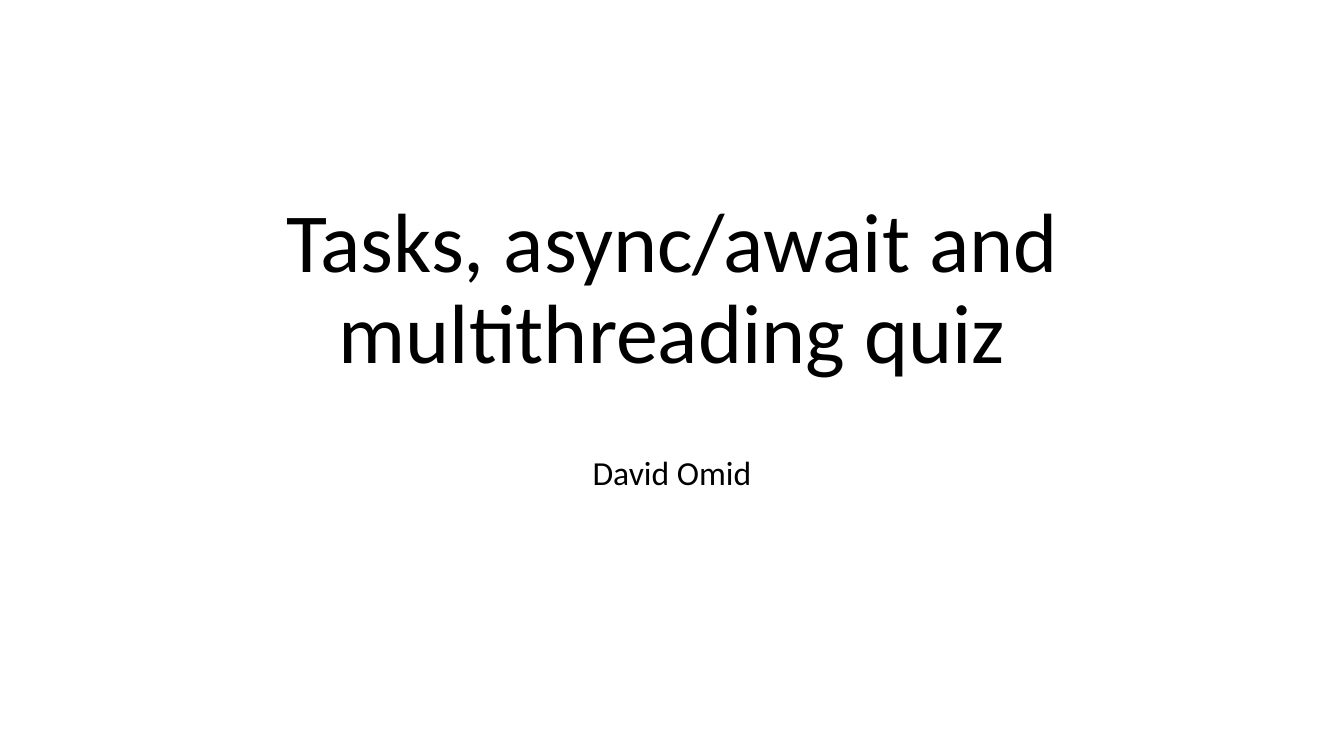
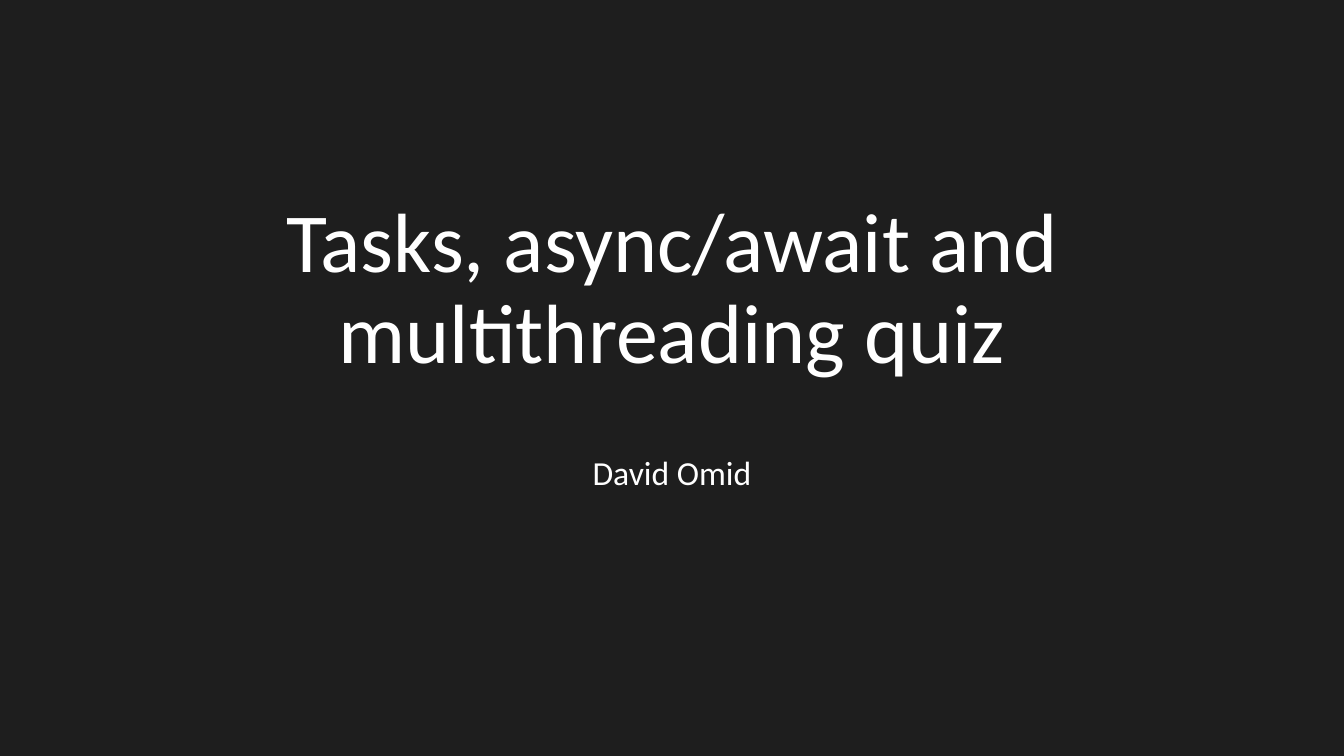
Before and after one commit to JoshKain/AsyncAwaitQuiz, a slide deck: slide 1 of Quiz PowerPoint.pptx. Drawn at 1344x756 pixels with LibreOffice and Linux fonts; fonts in the diff are those of the drawing. Boxes give left, top, right and bottom in pixels: in the first picture for what was removed or moved away, otherwise in the second. Text is boxed around its words. In the diff, an @@ line names an element or a change of style, - is before the commit and + after.

Commit message:
Refactor, finished Quiz PowerPoint

```diff
--- a/Quiz PowerPoint.pptx
+++ b/Quiz PowerPoint.pptx
@@ background #FFFFFF to #1E1E1E @@
@@ title "Tasks, async/await and multithreading quiz" at (286,213,1057,378): text colour #000000 to #FFFFFF @@
@@ subtitle "David Omid" at (593,461,751,486): text colour #000000 to #FFFFFF @@
```
Also in this commit, not shown: 8 other slides changed, 19 slides added, 14 other files.
